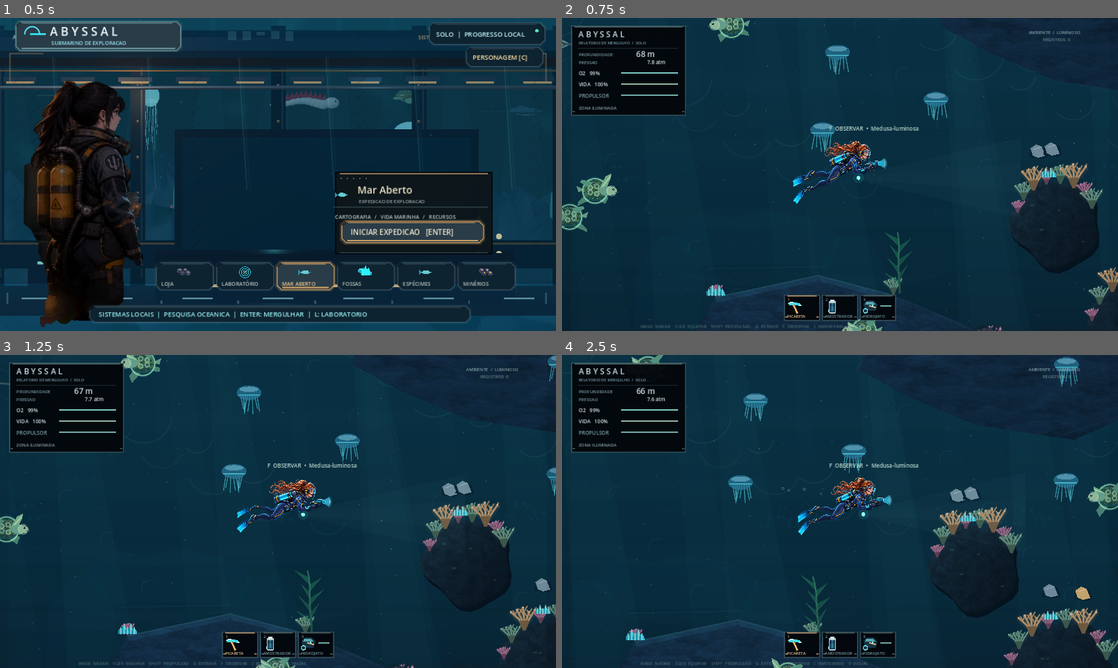
Above: before the commit, frames 1-4 (two rows, left to right).
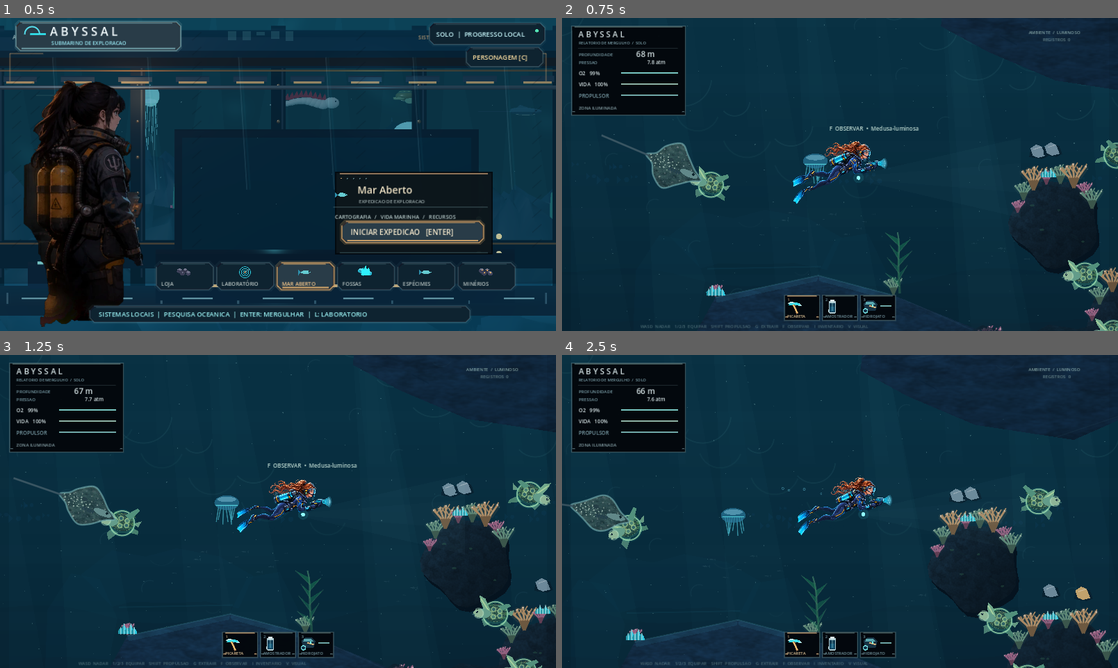
Above: after the commit, the same moments.

Repository: Esaneto/Abyssal-Godot
Game: Godot game, scene res://scenes/main.tscn
The game is run twice, just before and just after one commit, with the same random seed, the same clock (stepped at 60 frames per second) and the same inputs.
Inputs (mouse positions are in pixels of both pictures, inside the frame that each line leads up to):
- Up to frame 1 (0.5 s): no input
- Up to frame 2 (0.75 s): tap Enter at 0.5 s; move the mouse to (962, 158) at 0.52 s; hold D (move_right) from 0.53 s (still down); hold Shift (boost) from 0.53 s (still down); click (962, 158) at 0.67 s
- Up to frame 3 (1.25 s): keep holding D (move_right); keep holding Shift (boost); tap Space at 0.77, 1.07 s
- Up to frame 4 (2.5 s): release D (move_right) at 1.25 s; release Shift (boost) at 1.25 s; drag from (728, 527) to (812, 574) at 1.27 s; move the mouse to (895, 442) at 2.02 s; hold D (move_right) from 2.03 s (still down); tap C at 2.1 s

Frame 1 is identical in both runs. In frame 2, 4.2% of the frame differs, in the area x 0-100%, y 0-100%; in frame 3, 4.1%; in frame 4, 4.0%.

Commit message:
Stream atmospheric fish schools and reduce crowded species; align swimming fauna with movement vector

Diff:
--- a/scripts/marine_ecology.gd
+++ b/scripts/marine_ecology.gd
@@ -138,12 +138,12 @@
 static func _line(canvas: Node2D, a: Vector2, b: Vector2, tint: Color, weight: float = 2.0) -> void:
 	canvas.draw_line(a, b, tint, weight, true)
 
-static func paint(canvas: Node2D, species_id: String, pos: Vector2, direction: float, time_s: float, size_px: float, light: float) -> void:
+static func paint(canvas: Node2D, species_id: String, pos: Vector2, direction: float, time_s: float, size_px: float, light: float, tilt: float = 0.0) -> void:
 	# All local silhouettes are about 100px long, uniformly scaled into world units.
 	# Over-sized species retain their spectacular scale, even beyond the viewport.
 	var scale_factor := maxf(size_px, MIN_LENGTH_PX) / 100.0
 	var sign_x := 1.0 if direction >= 0.0 else -1.0
-	canvas.draw_set_transform(pos, 0.0, Vector2(sign_x * scale_factor, scale_factor))
+	canvas.draw_set_transform(pos,tilt,Vector2(sign_x*scale_factor,scale_factor))
 	var breathe := sin(time_s * 1.7 + pos.x * 0.005)
 	var dark := Color("#0b2232")
 	var silver := Color("#8fb8bc").lerp(Color("#223b48"), 1.0 - light)
--- a/scripts/ocean_expedition.gd
+++ b/scripts/ocean_expedition.gd
@@ -10,6 +10,7 @@
 const NativeHUD = preload("res://scripts/abyss_hud_immersive.gd")
 const Ocean3D = preload("res://scripts/visuals3d/ocean_renderer.gd")
 const AnimeFinish = preload("res://scripts/anime_ocean_finish.gd")
+const AmbientLife = preload("res://scripts/ambient_marine_life.gd")
 
 const MAP_W := 24000.0
 const MAP_H := 21000.0
@@ -407,6 +408,8 @@
 	AnimeFinish.background(self,area,time_s,_sunlight(),depth_at_y(diver.position.y))
 	ReefArt.atmosphere(self,area,time_s,_sunlight(),depth_at_y(diver.position.y))
 	Art.ocean_distance(self, self, area, time_s, _sunlight())
+	AmbientLife.draw_ambient(self,area,time_s,depth_at_y(diver.position.y),_sunlight())
+	AmbientLife.draw_lurking_depth(self,area,time_s,depth_at_y(diver.position.y))
 	_draw_light_beams(area)
 	_draw_marine_snow(area)
 	_draw_seafloor(area)
@@ -550,7 +553,11 @@
 			var seed_value := cx * 91891 + cy * 31337 + 241
 			var rng := RandomNumberGenerator.new()
 			rng.seed = seed_value
-			var count := 2 if cy * CHUNK_H < 2200.0 else 1
+			var count := 1
+			if cy * CHUNK_H < 2200.0 and rng.randf() < 0.21:
+				count = 2
+			elif cy * CHUNK_H >= 2200.0 and rng.randf() < 0.10:
+				count = 0
 			for j in range(count):
 				var base := Vector2(float(cx) * CHUNK_W + rng.randf_range(80, CHUNK_W - 80),
 					float(cy) * CHUNK_H + rng.randf_range(60, CHUNK_H - 60))
@@ -564,7 +571,7 @@
 				var species: Dictionary = pool[rng.randi_range(0, pool.size() - 1)]
 				# Giant rays are rare, not an aquarium wall of overlapping diamonds.
 				# Deterministic choice per sector avoids pop-in after camera movement.
-				if str(species["id"]) in ["manta", "eagle_ray"] and (cx * 3 + cy * 5 + j) % 5 != 0:
+				if str(species["id"]) in ["manta", "eagle_ray"] and (cx * 3 + cy * 5 + j) % 6 != 0:
 					var smaller: Array[Dictionary] = []
 					for candidate in pool:
 						if str(candidate["id"]) not in ["manta", "eagle_ray"]:
@@ -574,39 +581,20 @@
 				if species["id"] in ["isopod", "seapig"]:
 					base.y = _seafloor_y(base.x) - 35.0
 				var phase := time_s + float(seed_value + j) * 0.7
-				var wander := Vector2.ZERO
-				match species["id"]:
-					"manta":
-						wander = Vector2(100.0 * sin(phase * 0.10), 28.0 * cos(phase * 0.17))
-					"eagle_ray":
-						wander = Vector2(84.0 * sin(phase * 0.16), 23.0 * cos(phase * 0.23))
-					"turtle":
-						wander = Vector2(55.0 * sin(phase * 0.18), 16.0 * cos(phase * 0.28))
-					"jelly":
-						wander = Vector2(20.0 * sin(phase * 0.13), 42.0 * sin(phase * 0.35))
-					"oarfish":
-						wander = Vector2(58.0 * sin(phase * 0.12), 31.0 * sin(phase * 0.18))
-					"viper":
-						wander = Vector2(47.0 * sin(phase * 0.35), 9.0 * cos(phase * 0.21))
-					"angler":
-						wander = Vector2(17.0 * sin(phase * 0.12), 11.0 * sin(phase * 0.2))
-					"vampire":
-						wander = Vector2(28.0 * sin(phase * 0.11), 19.0 * cos(phase * 0.15))
-					"isopod":
-						wander = Vector2(24.0 * sin(phase * 0.10), 0.0)
-					"gulper":
-						wander = Vector2(46.0 * sin(phase * 0.18), 12.0 * cos(phase * 0.22))
-					"seapig":
-						wander = Vector2(12.0 * sin(phase * 0.09), 0.0)
+				var wander: Vector2 = _species_wander(str(species["id"]),phase)
+				var motion: Vector2 = (_species_wander(str(species["id"]),phase+0.12)-wander)/0.12
 				var pos := base + wander
 				if species["id"] in ["isopod", "seapig"]:
 					pos.y = _seafloor_y(pos.x) - 36.0
 				if _seafloor_y(pos.x) - pos.y < 40.0 and species["id"] not in ["isopod", "seapig"]:
 					continue
+				var heading: float = 1.0 if motion.x >= 0.0 else -1.0
+				var tilt: float = clampf(atan2(motion.y,maxf(1.2,absf(motion.x))),-0.43,0.43)*heading
+				if str(species["id"]) in ["jelly","isopod","seapig"]:
+					tilt = 0.0
 				creatures.append({
 					"id": species["id"], "info": species, "pos": pos,
-					"dir": 1.0 if (cx + cy + j) % 2 == 0 else -1.0,
-					"seed": seed_value
+					"dir": heading, "tilt": tilt, "seed": seed_value
 				})
 	return creatures
 
@@ -617,7 +605,7 @@
 		var d := depth_at_y(pos.y)
 		var light := _water_light(d)
 		Ecology.paint(self, info["id"], pos, creature["dir"], time_s,
-			float(info["length_px"]), light)
+			float(info["length_px"]), light, float(creature.get("tilt",0.0)))
 		# Rare, non-intrusive bioluminescence breaks absolute darkness.
 		if d > 240.0 and info["id"] in ["angler", "viper", "jelly"]:
 			draw_arc(pos, 44.0, 0.0, TAU, 32, Color(0.1, 0.7, 0.8, 0.035), 2.0)
@@ -876,3 +864,20 @@
 func _on_diver_died() -> void:
 	diver.position = SPAWN
 	diver.recover()
+
+# Deterministic ecological drift, sampled twice for a tangent heading.
+# A single function defines both position and facing: animals never swim backward.
+func _species_wander(kind: String, phase: float) -> Vector2:
+	match kind:
+		"manta": return Vector2(100.0*sin(phase*0.10),28.0*cos(phase*0.17))
+		"eagle_ray": return Vector2(84.0*sin(phase*0.16),23.0*cos(phase*0.23))
+		"turtle": return Vector2(55.0*sin(phase*0.18),16.0*cos(phase*0.28))
+		"jelly": return Vector2(20.0*sin(phase*0.13),42.0*sin(phase*0.35))
+		"oarfish": return Vector2(58.0*sin(phase*0.12),31.0*sin(phase*0.18))
+		"viper": return Vector2(47.0*sin(phase*0.35),9.0*cos(phase*0.21))
+		"angler": return Vector2(17.0*sin(phase*0.12),11.0*sin(phase*0.20))
+		"vampire": return Vector2(28.0*sin(phase*0.11),19.0*cos(phase*0.15))
+		"isopod": return Vector2(24.0*sin(phase*0.10),0.0)
+		"gulper": return Vector2(46.0*sin(phase*0.18),12.0*cos(phase*0.22))
+		"seapig": return Vector2(12.0*sin(phase*0.09),0.0)
+	return Vector2.ZERO
--- a/scripts/visuals3d/ocean_renderer.gd
+++ b/scripts/visuals3d/ocean_renderer.gd
@@ -246,6 +246,7 @@
 		var size_factor := maxf(length_px/104.0,0.42)
 		active_animal.scale = Vector3.ONE*(size_factor*0.72)
 		active_animal.scale.x *= float(specimen["dir"])
+		active_animal.rotation.z = -float(specimen.get("tilt",0.0))
 		active_animal.call("animate",t)
 
 func _build_particles() -> void:
